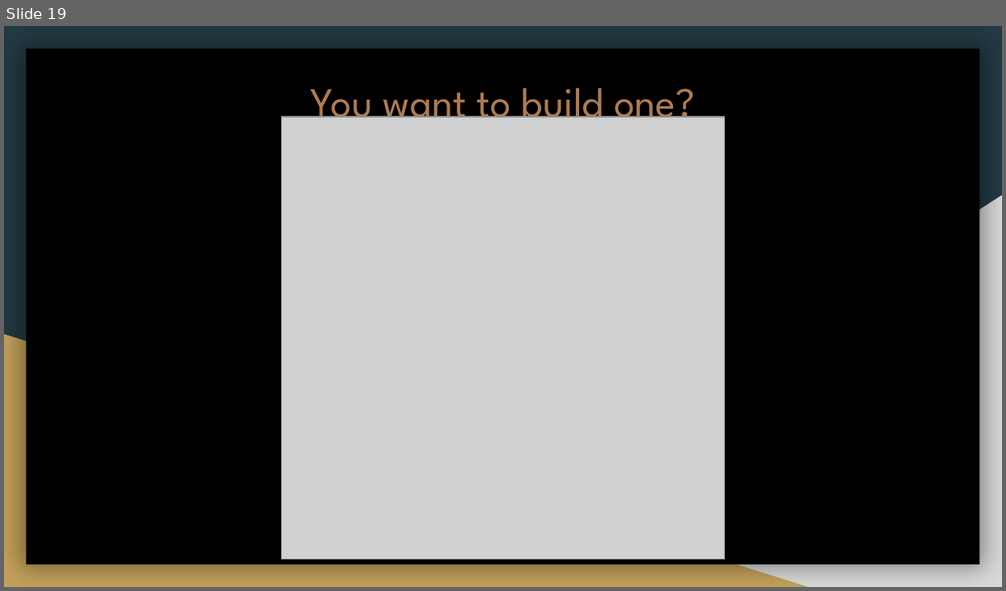
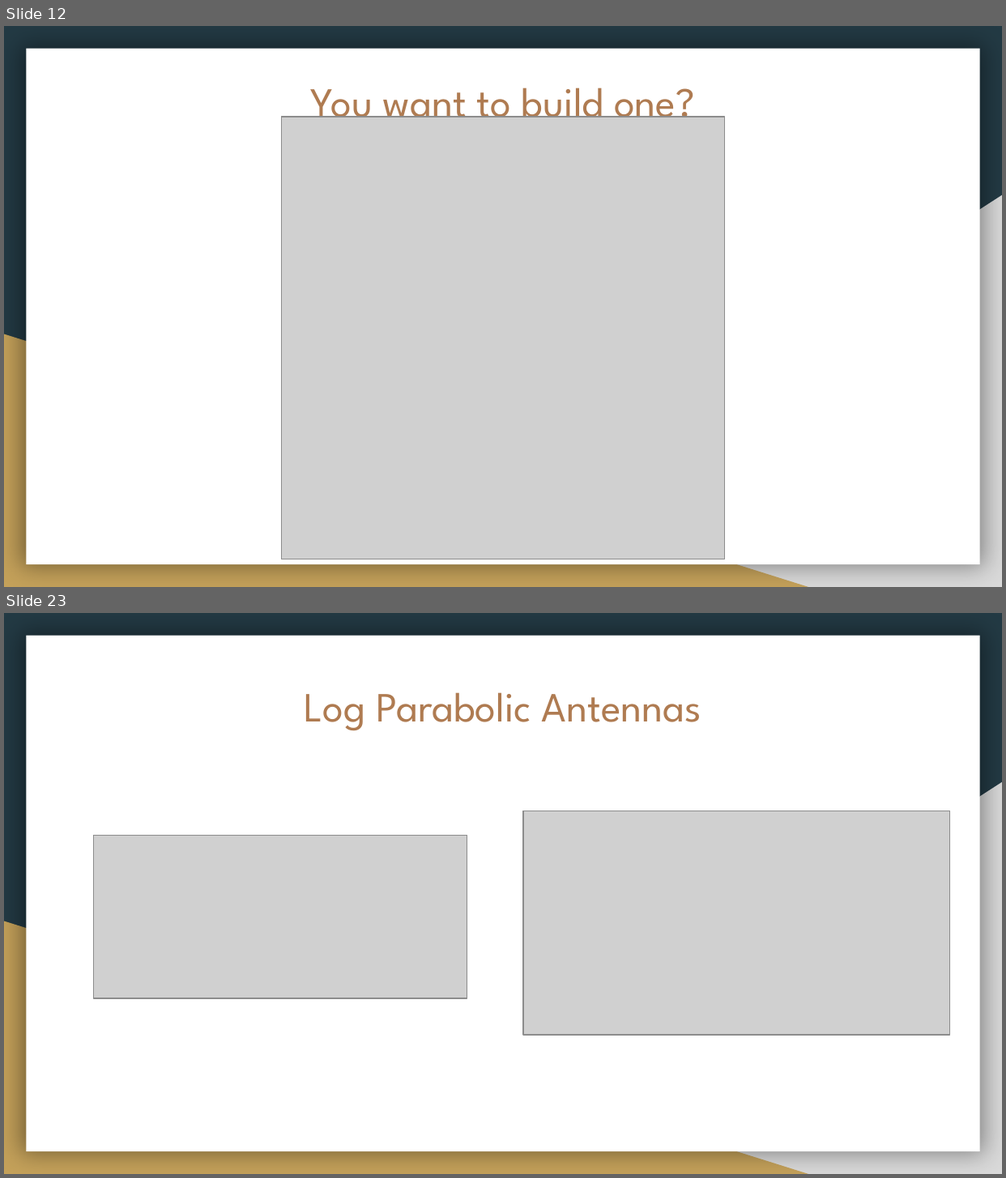
Before and after one commit to backwardn/siginttablet, a slide deck: CircleCityCon 2019/RadioInstigator CCC version.pptx. Shown one above the other, each under a label of ours: slide 19 before the commit, slides 12 and 23 after it; the slides between them are not shown. The pictures are 1006x591 and 1006x1178 pixels, drawn with LibreOffice and Linux fonts; fonts in the diff are those of the drawing; grey boxes stand for pictures. Boxes give left, top, right and bottom in pixels: in the first picture for what was removed or moved away, otherwise in the second. Text is boxed around its words. In the diff, an @@ line names an element or a change of style, - is before the commit and + after.

```diff
--- a/CircleCityCon 2019/RadioInstigator CCC version.pptx
+++ b/CircleCityCon 2019/RadioInstigator CCC version.pptx
@@ slide 23 added at (4,613,1002,1174), background #233A44; not listed: 3 template elements that a slide beside it also shows @@
@@ title added at (304,692,701,730), 30 pt, text #AF7B51 @@
+Log Parabolic Antennas
@@ picture added at (523,811,949,1035) @@
@@ picture added at (94,836,468,999) @@
@@ what was slide 19 is now slide 12 @@
@@ slide 12 changed as well @@
@@ rectangle at (26,49,980,565): fill #000000 to #FFFFFF @@
```
Also in this commit, not shown: 14 other slides changed, 15 other slides added, 5 slides removed, 17 other files.
